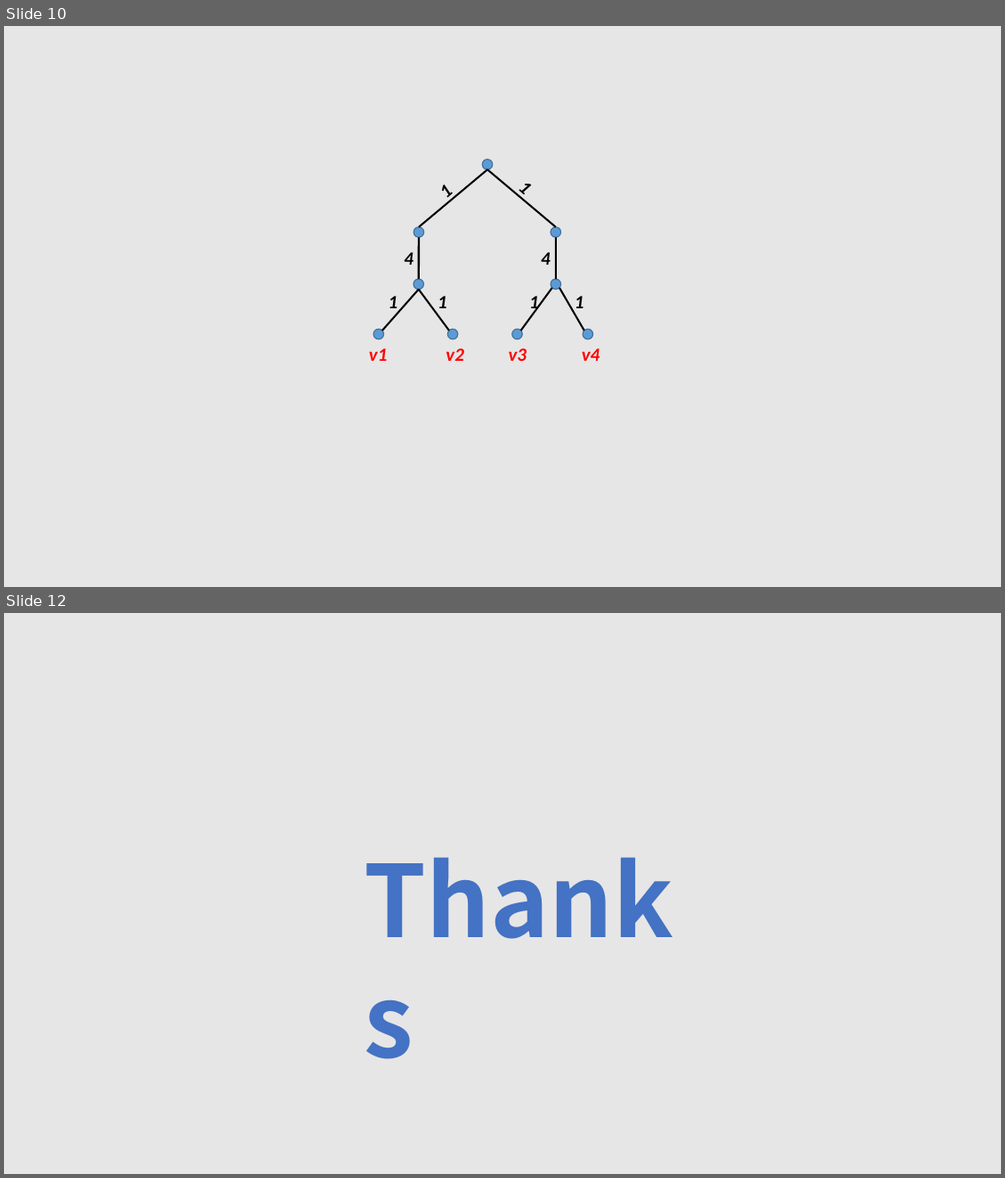
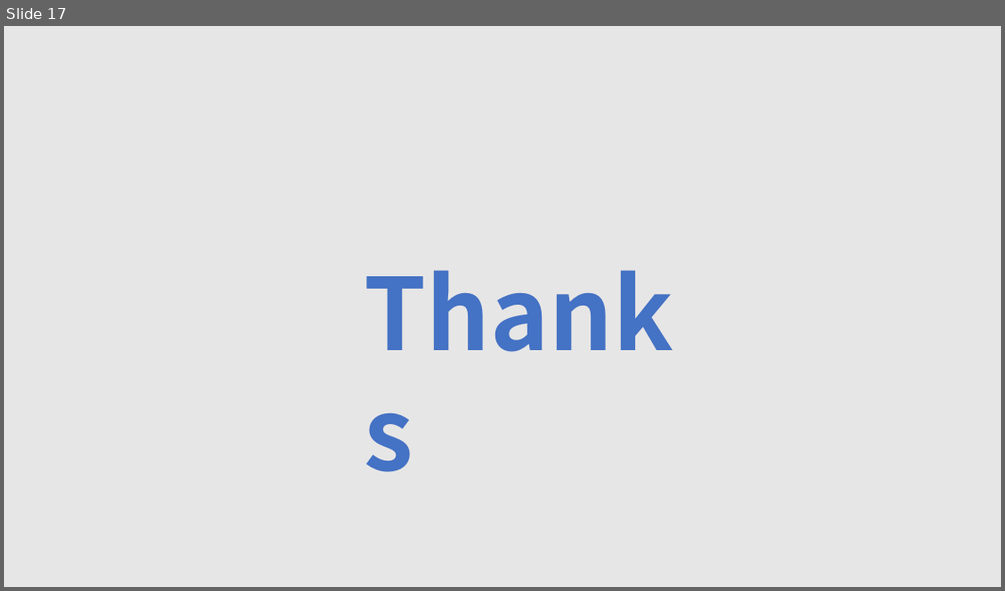
Before and after one commit to tianzhuwei/PPT, a slide deck: Efficient and Progressive GST Search.pptx. Shown one above the other, each under a label of ours: slides 10 and 12 before the commit, slide 17 after it; the slides between them are not shown. The pictures are 1005x1178 and 1005x591 pixels, drawn with LibreOffice and Linux fonts; fonts in the diff are those of the drawing. Boxes give left, top, right and bottom in pixels: in the first picture for what was removed or moved away, otherwise in the second. Text is boxed around its words. In the diff, an @@ line names an element or a change of style, - is before the commit and + after.

```diff
--- a/Efficient and Progressive GST Search.pptx
+++ b/Efficient and Progressive GST Search.pptx
@@ slide 10 removed at bbox=[4, 26, 1001, 587], background #E7E6E6 @@
@@ group removed at bbox=[369, 160, 599, 361]: 12 texts, 9 ellipses, 8 lines @@
-v1
-v2
-v3
-v4
-1
-1
-4
-4
-1
-1
-1
-1
@@ what was slide 12 is now slide 17 @@
```
Also in this commit, not shown: 4 slides changed, 7 slides added, 1 other slide removed.
